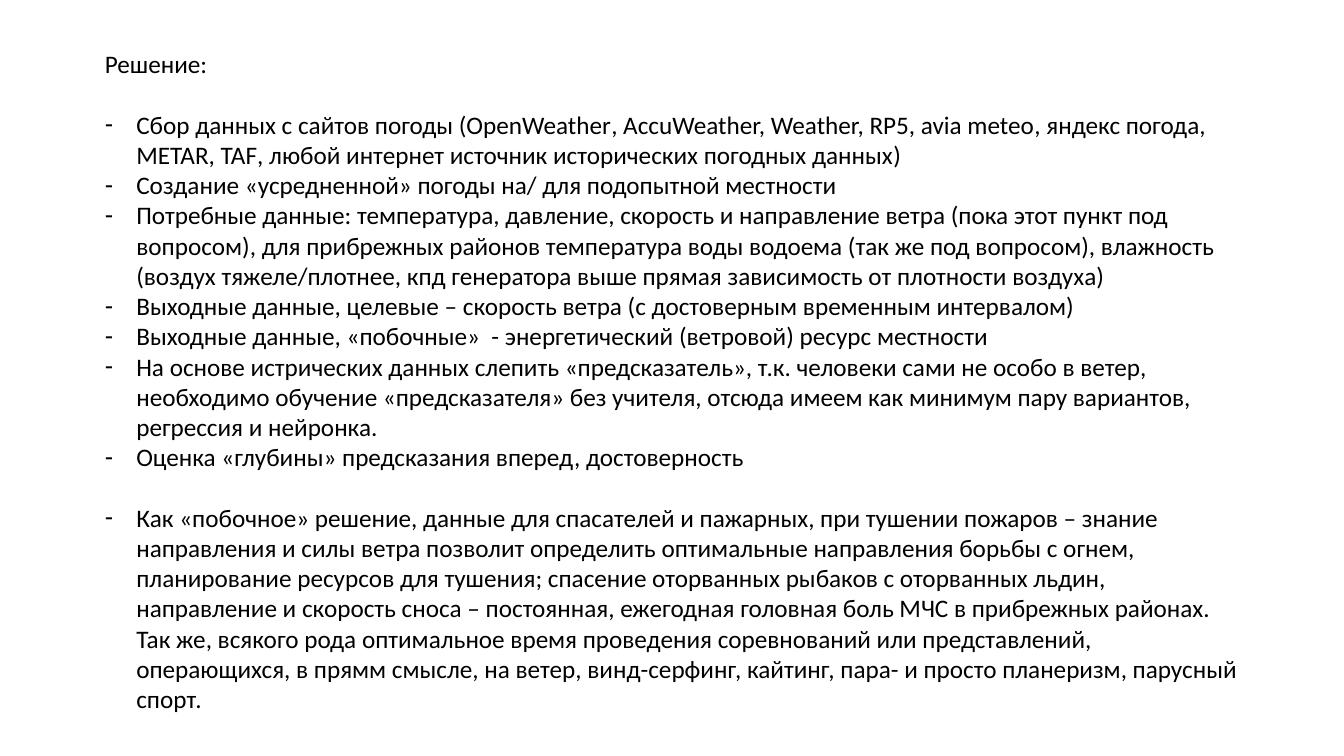
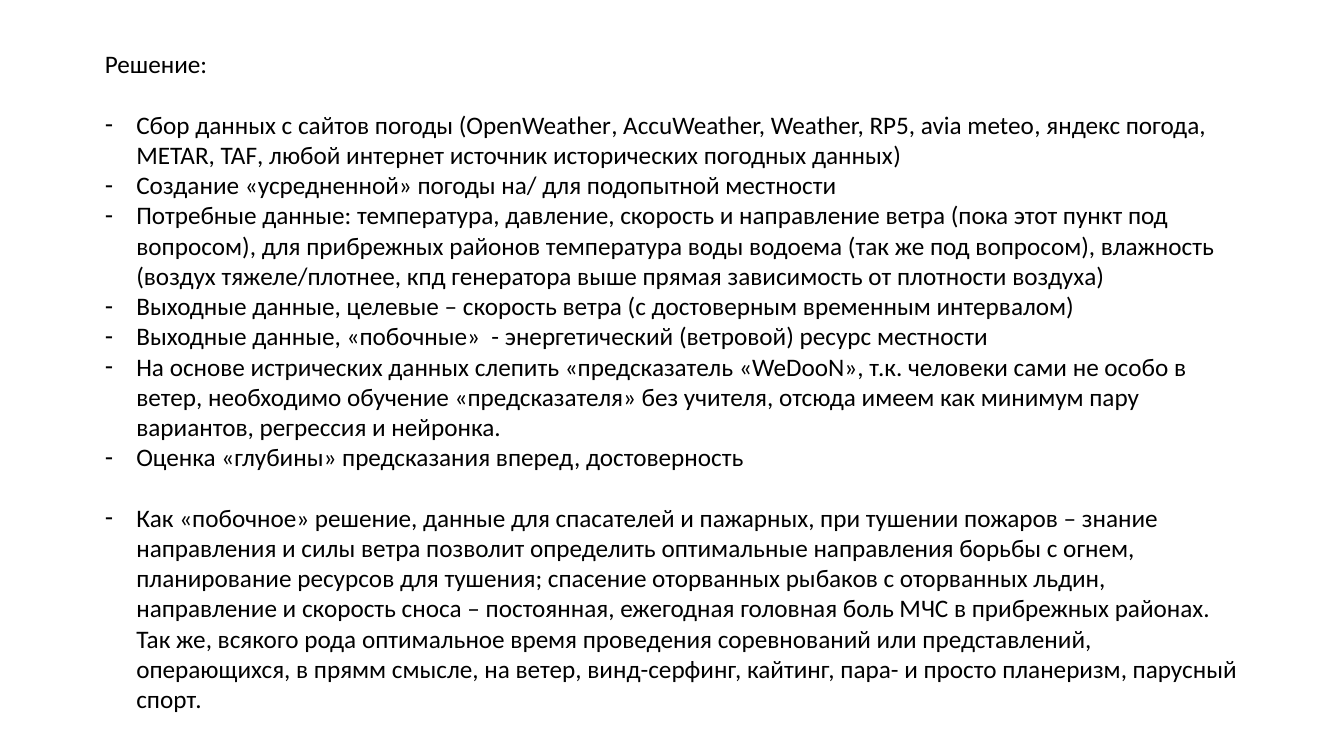
Before and after one commit to Dmitry1973/GB_Final_project, a slide deck: slide 5 of FInal_project.pptx. Drawn at 1344x756 pixels with LibreOffice and Linux fonts; fonts in the diff are those of the drawing. Boxes give left, top, right and bottom in pixels: in the first picture for what was removed or moved away, otherwise in the second. Text is boxed around its words. In the diff, an @@ line names an element or a change of style, - is before the commit and + after.

```diff
--- a/FInal_project.pptx
+++ b/FInal_project.pptx
@@ text at bbox=[136, 359, 1186, 440]: text changed @@
-– На основе истрических данных слепить «предсказатель», т.к. человеки сами не особо в ветер, необходимо обучение «предсказателя» без учителя, отсюда имеем как минимум пару вариантов, регрессия и нейронка.
+– На основе истрических данных слепить «предсказатель «WeDooN», т.к. человеки сами не особо в ветер, необходимо обучение «предсказателя» без учителя, отсюда имеем как минимум пару вариантов, регрессия и нейронка.
```
Also in this commit, not shown: 2 other slides changed.
